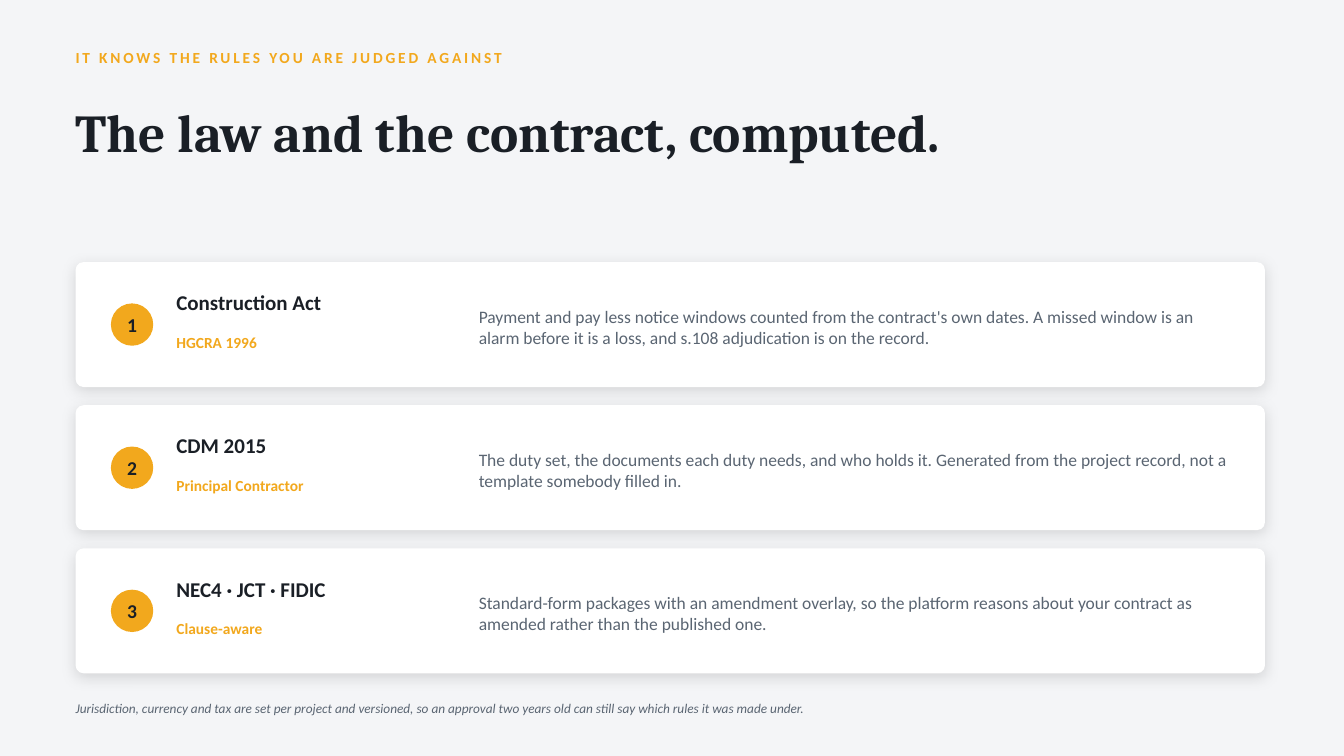
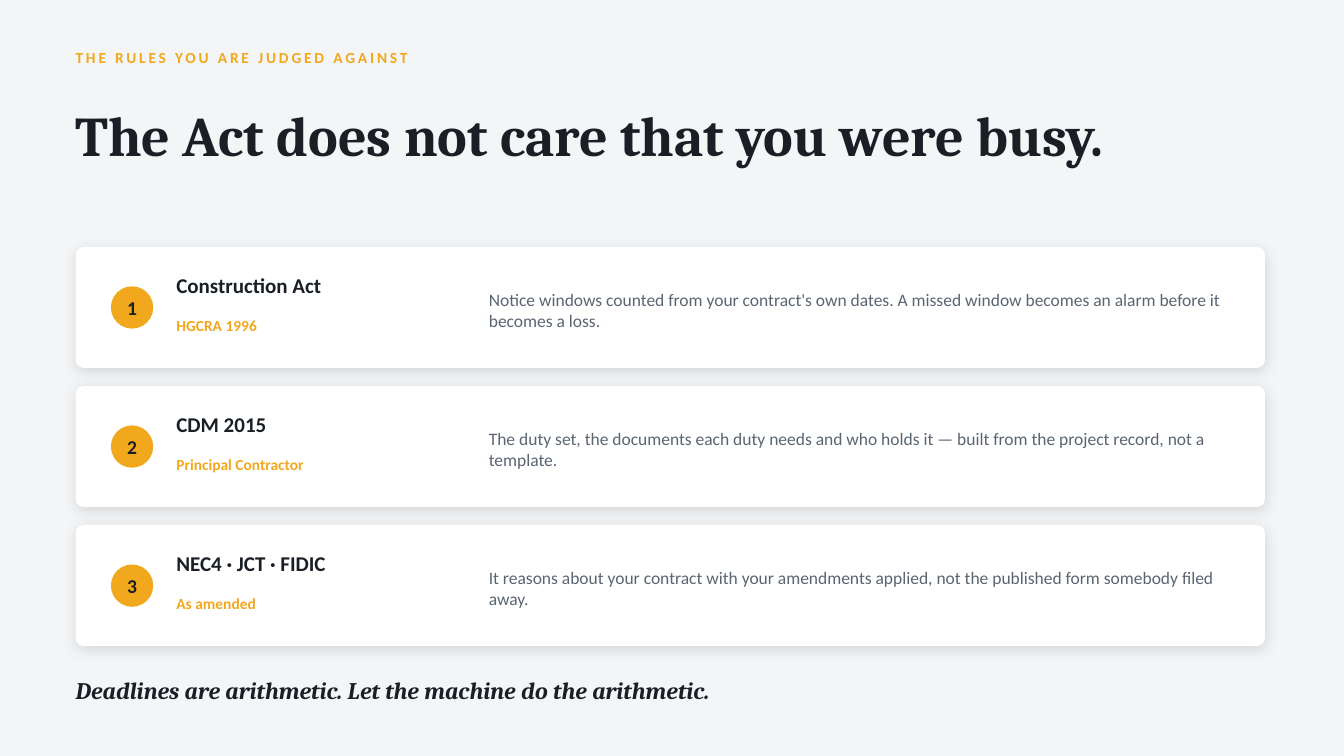
Before and after one commit to jnnseya-cpu/construx, a slide deck: slide 6 of docs/go-to-market/CONSTRUX-Overview.pptx. Drawn at 1344x756 pixels with LibreOffice and Linux fonts; fonts in the diff are those of the drawing. Boxes give left, top, right and bottom in pixels: in the first picture for what was removed or moved away, otherwise in the second. Text is boxed around its words. In the diff, an @@ line names an element or a change of style, - is before the commit and + after.

```diff
--- a/docs/go-to-market/CONSTRUX-Overview.pptx
+++ b/docs/go-to-market/CONSTRUX-Overview.pptx
@@ text at (76,53,407,63): text changed @@
-IT KNOWS THE RULES YOU ARE JUDGED AGAINST
+THE RULES YOU ARE JUDGED AGAINST
@@ text at (76,117,1103,169): text changed; size 38 to 40 pt @@
-The law and the contract, computed.
+The Act does not care that you were busy.
@@ rounded rectangle: place and size @@
-rounded rectangle at (76,262,1265,387)
+rounded rectangle at (76,247,1265,368)
@@ text "Construction Act": place and size @@
-text "Construction Act" at (176,295,321,310)
+text "Construction Act" at (176,278,321,293)
@@ text "1": place and size @@
-text "1" at (127,319,137,332)
+text "1" at (127,302,137,315)
@@ ellipse: place and size @@
-ellipse at (111,303,153,346)
+ellipse at (111,286,153,329)
@@ text at (489,294,1220,327): text changed @@
-Payment and pay less notice windows counted from the contract's own dates. A missed window is an alarm before it is a loss, and s.108 adjudication is on the record.
+Notice windows counted from your contract's own dates. A missed window becomes an alarm before it becomes a loss.
@@ text "HGCRA 1996": place and size @@
-text "HGCRA 1996" at (176,337,257,348)
+text "HGCRA 1996" at (176,320,257,331)
@@ rounded rectangle: place and size @@
-rounded rectangle at (76,405,1265,530)
+rounded rectangle at (76,386,1265,507)
@@ text "CDM 2015": place and size @@
-text "CDM 2015" at (176,439,267,453)
+text "CDM 2015" at (176,418,267,432)
@@ text "2": place and size @@
-text "2" at (127,462,137,475)
+text "2" at (127,441,137,454)
@@ ellipse: place and size @@
-ellipse at (111,447,153,489)
+ellipse at (111,425,153,468)
@@ text "Principal Contractor": place and size @@
-text "Principal Contractor" at (176,480,303,494)
+text "Principal Contractor" at (176,459,303,473)
@@ text at (489,433,1204,469): text changed @@
-The duty set, the documents each duty needs, and who holds it. Generated from the project record, not a template somebody filled in.
+The duty set, the documents each duty needs and who holds it — built from the project record, not a template.
@@ proportions changed in 3 elements at (76,247,1265,368), (76,386,1265,507), (76,525,1265,646) @@
@@ rounded rectangle: place and size @@
-rounded rectangle at (76,548,1265,674)
+rounded rectangle at (76,525,1265,646)
@@ text "3": place and size @@
-text "3" at (127,605,137,618)
+text "3" at (127,580,137,593)
@@ ellipse: place and size @@
-ellipse at (111,590,153,632)
+ellipse at (111,565,153,607)
@@ text "NEC4 · JCT · FIDIC": place and size @@
-text "NEC4 · JCT · FIDIC" at (176,583,325,597)
+text "NEC4 · JCT · FIDIC" at (176,557,325,571)
@@ text at (176,598,256,609): text changed @@
-Clause-aware
+As amended
@@ text at (489,572,1213,608): text changed @@
-Standard-form packages with an amendment overlay, so the platform reasons about your contract as amended rather than the published one.
+It reasons about your contract with your amendments applied, not the published form somebody filed away.
@@ text at (76,682,709,700): text changed; size 9.5 to 17 pt; font Calibri to Cambria; text colour #5A6572 to #1A1F26; bold on @@
-Jurisdiction, currency and tax are set per project and versioned, so an approval two years old can still say which rules it was made under.
+Deadlines are arithmetic. Let the machine do the arithmetic.
```
Also in this commit, not shown: 6 other slides changed, 4 slides added, 3 slides removed, 1 other file.
